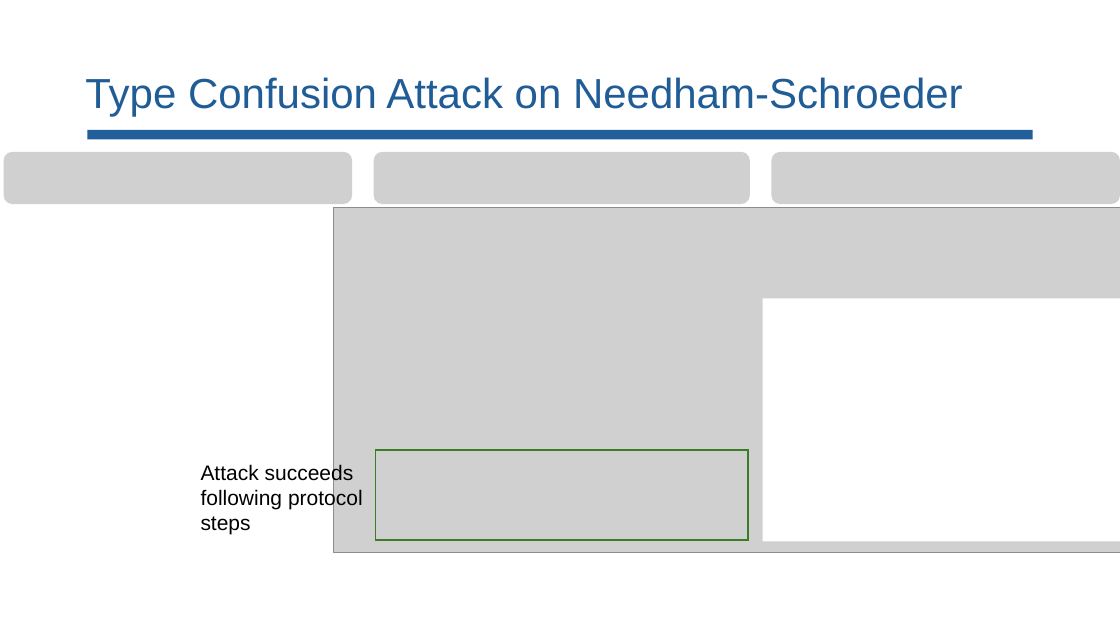
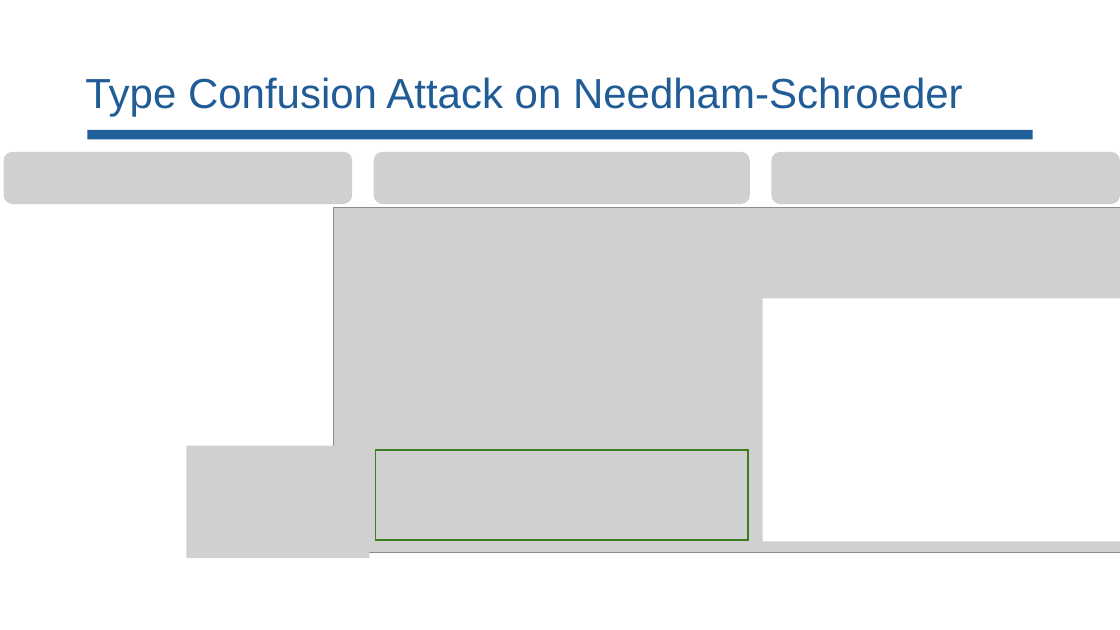
Before and after one commit to lorchrob/comp_slides, a slide deck: slide 77 of comp.pptx (slide 76 before the commit). Drawn at 1120x630 pixels with LibreOffice and Linux fonts; fonts in the diff are those of the drawing; grey boxes stand for pictures. Boxes give left, top, right and bottom in pixels: in the first picture for what was removed or moved away, otherwise in the second. Text is boxed around its words. In the diff, an @@ line names an element or a change of style, - is before the commit and + after.

```diff
--- a/comp.pptx
+++ b/comp.pptx
@@ picture added at <box>187,446,370,559</box> @@
@@ text removed at <box>201,463,363,535</box> @@
-Attack succeeds following protocol steps
```
Also in this commit, not shown: 12 other slides changed, 2 slides added.
